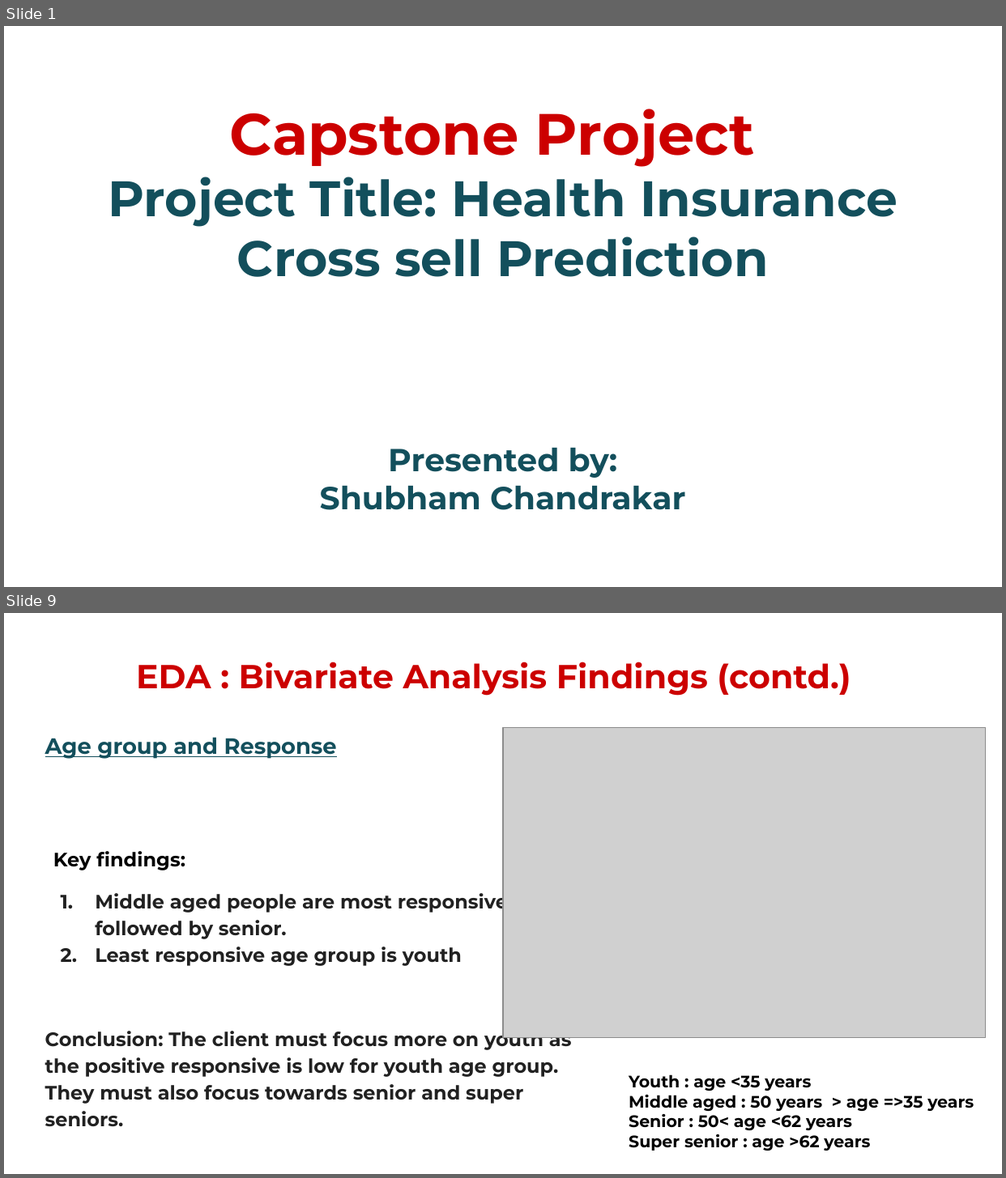
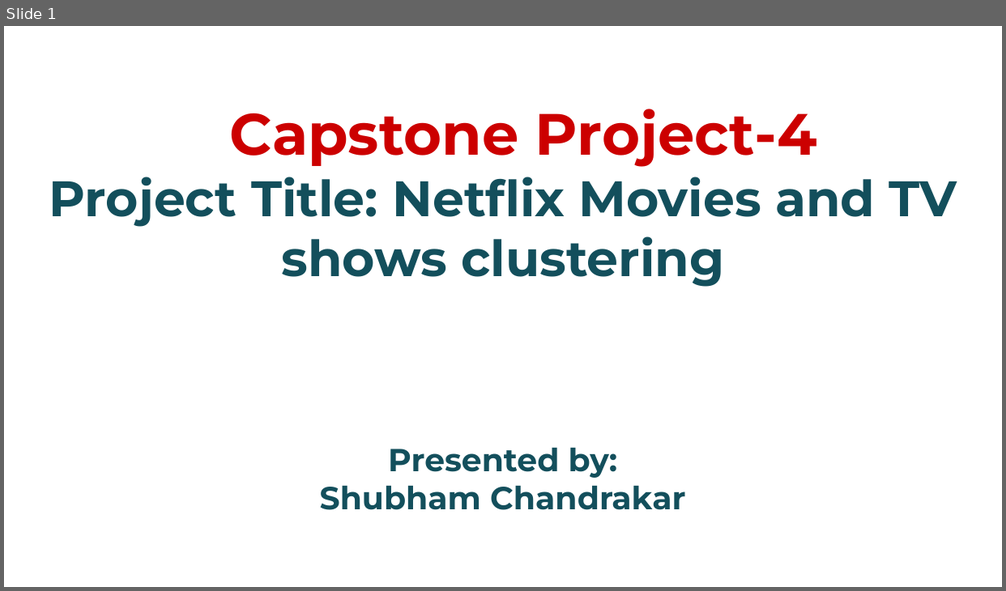
Before and after one commit to chandrakar-shubham/health-insurance-cross-sell-prediction, a slide deck: Project_presentation.pptx. Shown one above the other, each under a label of ours: slides 1 and 9 before the commit, slide 1 after it; the slides between them are not shown. The pictures are 1006x1178 and 1006x591 pixels, drawn with LibreOffice and Linux fonts; fonts in the diff are those of the drawing; grey boxes stand for pictures; background and template pictures are left out. Boxes give left, top, right and bottom in pixels: in the first picture for what was removed or moved away, otherwise in the second. Text is boxed around its words. In the diff, an @@ line names an element or a change of style, - is before the commit and + after.

```diff
--- a/Project_presentation.pptx
+++ b/Project_presentation.pptx
@@ slide 9 removed at (4, 613, 1002, 1174), background #FFFFFF @@
@@ text removed at (136, 662, 850, 696) @@
-EDA : Bivariate Analysis Findings (contd.)
@@ picture removed at (503, 728, 985, 1038) @@
@@ text removed at (45, 737, 572, 1127) @@
-Age group and Response
-Key findings:
-1. Middle aged people are most responsive followed by senior.
-2. Least responsive age group is youth
-Conclusion: The client must focus more on youth as the positive responsive is low for youth age group. They must also focus towards senior and super seniors.
@@ text removed at (629, 1075, 974, 1151) @@
-Youth : age <35 years
-Middle aged : 50 years > age =>35 years
-Senior : 50< age <62 years
-Super senior : age >62 years
@@ slide 1 changed as well @@
@@ title at (49, 109, 957, 287): text changed @@
-Capstone Project
-Project Title: Health Insurance Cross sell Prediction
+Capstone Project-4
+Project Title: Netflix Movies and TV shows clustering
```
Also in this commit, not shown: 16 slides added, 21 other slides removed.
